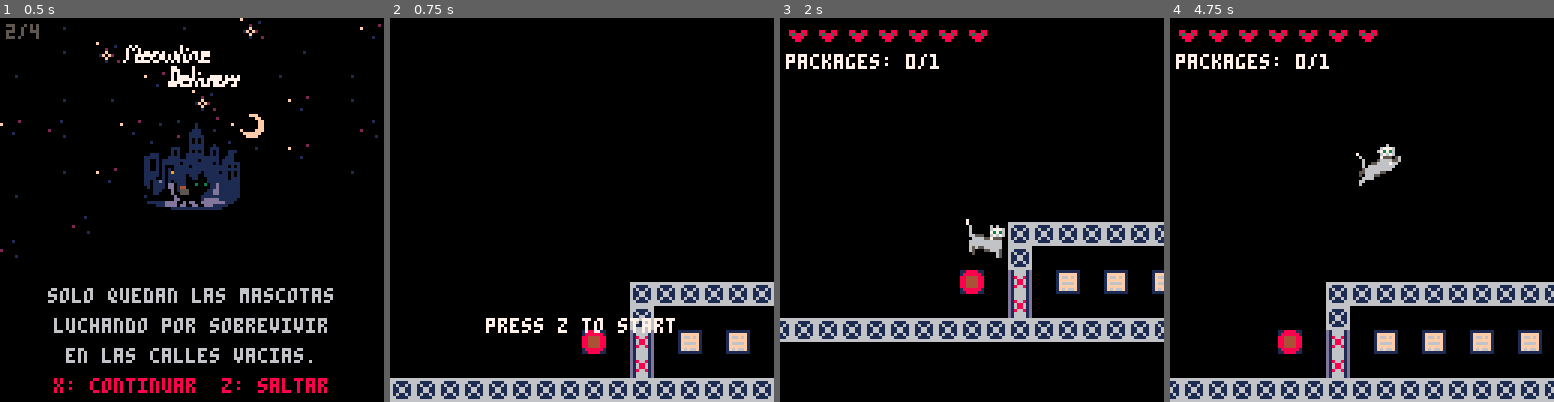
Above: before the commit, frames 1-4 (left to right).
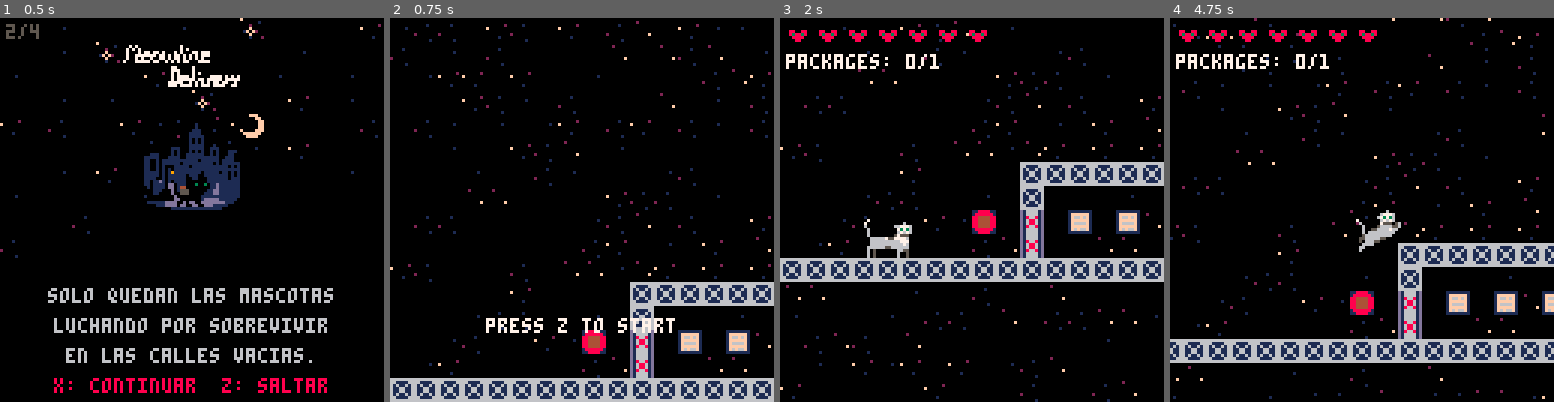
Above: after the commit, the same moments.

Repository: salvadorvanoli/MeowlineDelivery
Game: PICO-8 cartridge meowline.p8
The game is run twice, just before and just after one commit, with the same random seed, the same clock (stepped at 60 frames per second) and the same inputs.
Inputs:
- Up to frame 1 (0.5 s): tap X (X key) at 0.33 s
- Up to frame 2 (0.75 s): tap O (Z key) at 0.7 s
- Up to frame 3 (2 s): tap X (X key) at 1.07, 1.85 s; hold Right from 1.6 s (still down); tap O (Z key) at 1.7 s
- Up to frame 4 (4.75 s): release Right at 2.1 s; tap O (Z key) every 0.4 s from 2.1 to 4.5 s; hold Up 2.15-2.42 s; hold Right 2.47-3.03 s; tap X (X key) at 2.97, 4.08 s; hold Left 3.08-3.58 s; hold Down 3.63-3.97 s; hold Right 4.02-4.68 s; hold Up from 4.73 s (still down)

Frame 1 is identical in both runs. In frame 2, 1.3% of the frame differs, in the area x 0-100%, y 0-94%; in frame 3, 22%; in frame 4, 23%, in the area x 0-100%, y 0-100%.

Commit message:
Agregado un skybox a la zona de los techos populares y modificados los fondos por defecto de cada zona.

Diff:
--- a/meowline.p8
+++ b/meowline.p8
@@ -27,13 +27,14 @@
 
 -- Sistema de fondos
 background_map = {}
-default_background = 149 -- Sprite de fondo por defecto
+default_background_roofs = 149 -- Sprite de fondo por defecto para techos populares
+default_background_sewers = 128 -- Sprite de fondo por defecto para alcantarillas
 
 -- Coordenadas de las zonas
 cinematic_zone = { x = 384, y = 384 } -- Posicion en la cinematica (48*8, 48*8)
 menu_zone = { x = 1, y = 448 }
 game_over_zone = { x = 192, y = 448 }
-game_start_zone = { x = 64, y = 80 }
+game_start_zone = { x = 18, y = 104 }
 victory_zone = { x = 320, y = 448 }
 
 -- Variables para la cinematica
@@ -74,7 +75,7 @@
 
 -- Indice del sprite solido (suelo)
 platform_sprites = { 64, 71 } -- Bloques de plataforma (solo solidos desde arriba)
-solid_sprites = { 66, 72, 102 } -- Bloques totalmente solidos (desde todos los lados)
+solid_sprites = { 66, 72,73, 102 } -- Bloques totalmente solidos (desde todos los lados)
 damage_sprites = { 67, 69, 70 } -- Bloques que danan al jugador
 
 -- Sistema de animacion de bloques
@@ -503,6 +504,7 @@
 -- Funcion de inicializacion de todos los enemigos, entidades y objetos del mapa
 function _init()
     initialize_background_map()
+    apply_skybox()
     spawn_enemies_from_map()
     spawn_checkpoints_from_map()
     spawn_doors_from_map()
@@ -755,8 +757,27 @@
         end
     end
 
-    -- Establecer fondos personalizados
-    set_background_area(0, 0, 127, 30, 99)
+    -- Establecer fondos personalizados para poner en los espacios dejados por entidades
+    -- Zona 1: Techos Populares
+    set_background_area(0, 0, 64, 31, default_background_roofs)
+
+    -- Zona 2: Alcantarillas
+    set_background_area(65, 0, 127, 31, default_background_sewers)
+end
+
+function apply_skybox()
+    -- Zona 1: Techos Populares - Skybox aleatorio
+    local skybox_sprites = {128, 134, 148, 149, 150, 166, 182, 189, 190}
+
+    for x = 0, 64 do
+        for y = 0, 31 do
+            -- Solo asignar sprite aleatorio si no hay sprite en el mapa (sprite 0)
+            if mget(x, y) == 0 then
+                local random_sprite = skybox_sprites[flr(rnd(#skybox_sprites)) + 1]
+                mset(x, y, random_sprite)
+            end
+        end
+    end
 end
 
 function set_background_area(start_x, start_y, end_x, end_y, sprite_id)
@@ -1714,14 +1735,14 @@
 0666666666666660e5555555e7777777e66666660000014444100000000000000000000000000000000000000000000000000000000000000000000000000000
 00661166661166000055555000777770006666600000001551000000000000000000000000000000000000000000000000000000000000000000000000000000
 00001c00001c00000051051000760760007607600000000110000000000000000000000000000000000000000000000000000000000000000000000000000000
-dddddddd111111116666666606000060555555550000000000000000666666661111111100000000000000000000000000000000000000000000000000000000
-dd1dd1dd155511156611116666600666533355530333003330003300563665635335353500000000000000000000000000000000000000000000000000000000
-d11d11d1111111116161161666600666555555553333333333333333666666665535553300000000000000000000000000000000000000000000000000000000
-11111111511155516116611666666666355533353333333333333333355533355555555300000000000000000000000000000000000000000000000000000000
-11111111111111116116611611111111555555553333333333333333555555555355335500000000000000000000000000000000000000000000000000000000
-11111111155511156161161611111111533355533333333333333333533355535335535500000000000000000000000000000000000000000000000000000000
-11111111111111116611116611111111555555553333333333333333555555555555535300000000000000000000000000000000000000000000000000000000
-11111111511155516666666611111111355533353333333333333333355533353355555300000000000000000000000000000000000000000000000000000000
+dddddddd111111116666666606000060555555550000000000000000666666661111111161111116000000000000000000000000000000000000000000000000
+dd1dd1dd155511156611116666600666533355530333003330003300563665635335353516666661000000000000000000000000000000000000000000000000
+d11d11d1111111116161161666600666555555553333333333333333666666665535553361111116000000000000000000000000000000000000000000000000
+11111111511155516116611666666666355533353333333333333333355533355555555311111111000000000000000000000000000000000000000000000000
+11111111111111116116611611111111555555553333333333333333555555555355335511111111000000000000000000000000000000000000000000000000
+11111111155511156161161611111111533355533333333333333333533355535335535511111111000000000000000000000000000000000000000000000000
+11111111111111116611116611111111555555553333333333333333555555555555535311111111000000000000000000000000000000000000000000000000
+11111111511155516666666611111111355533353333333333333333355533353355555311111111000000000000000000000000000000000000000000000000
 00000000000000000808000000000000444444441188881111888811111111111111111111111111111111111111111111111111000000000000000000000000
 080800000000000000800000000000004466664418888881188888811ffffff11ffffff11ffffff11ffffff11ffffff11ffffff1000000000000000000000000
 00800000000070000000000000007000466cc6648844448888bbbb881f66f6f11f66f6f11f66f6f11f66f6f11f66f6f11f66f6f1000000000000000000000000
